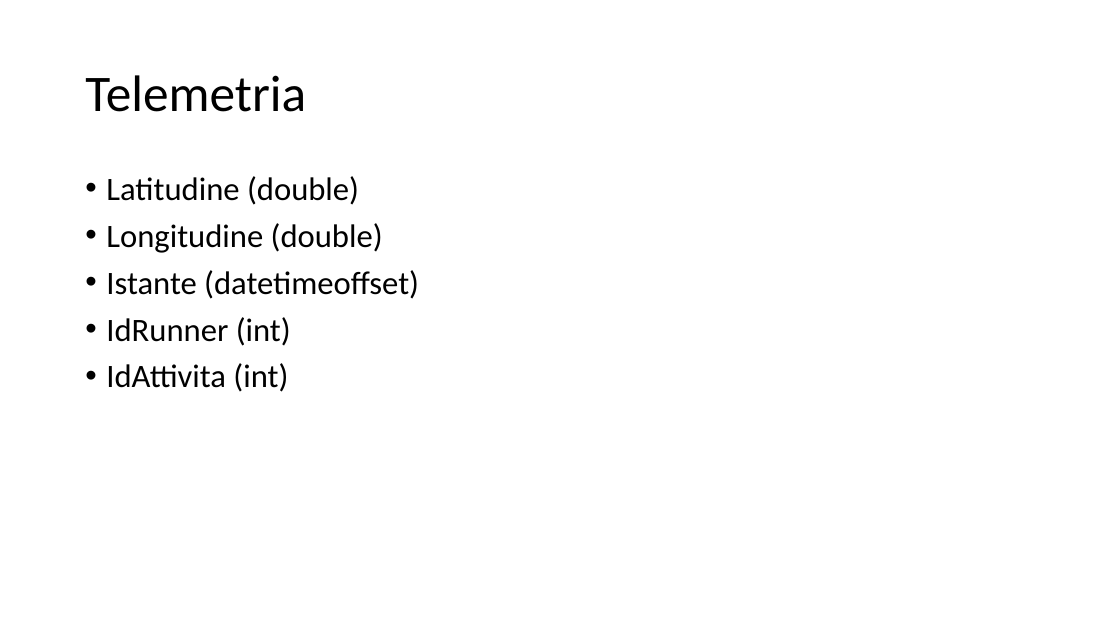
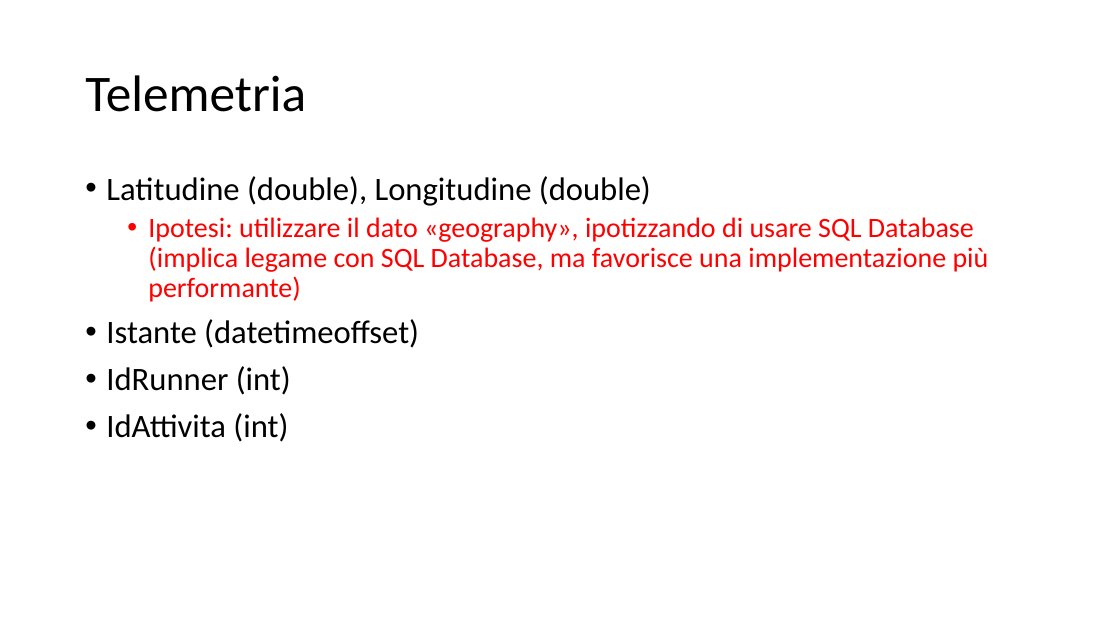
Before and after one commit to marcoparenzan/ITSRunning2018, a slide deck: slide 27 of Specifiche.pptx. Drawn at 1120x630 pixels with LibreOffice and Linux fonts; fonts in the diff are those of the drawing. Boxes give left, top, right and bottom in pixels: in the first picture for what was removed or moved away, otherwise in the second. Text is boxed around its words. In the diff, an @@ line names an element or a change of style, - is before the commit and + after.

Commit message:
specifiche aggiornate

```diff
--- a/Specifiche.pptx
+++ b/Specifiche.pptx
@@ text at bbox=[106, 176, 989, 302]: text changed; size 28 to 24 pt; text colour #000000 to #FF0000 @@
-• Latitudine (double)
-• Longitudine (double)
+• Latitudine (double), Longitudine (double)
+  • Ipotesi: utilizzare il dato «geography», ipotizzando di usare SQL Database (implica legame con SQL Database, ma favorisce una implementazione più performante)
```
